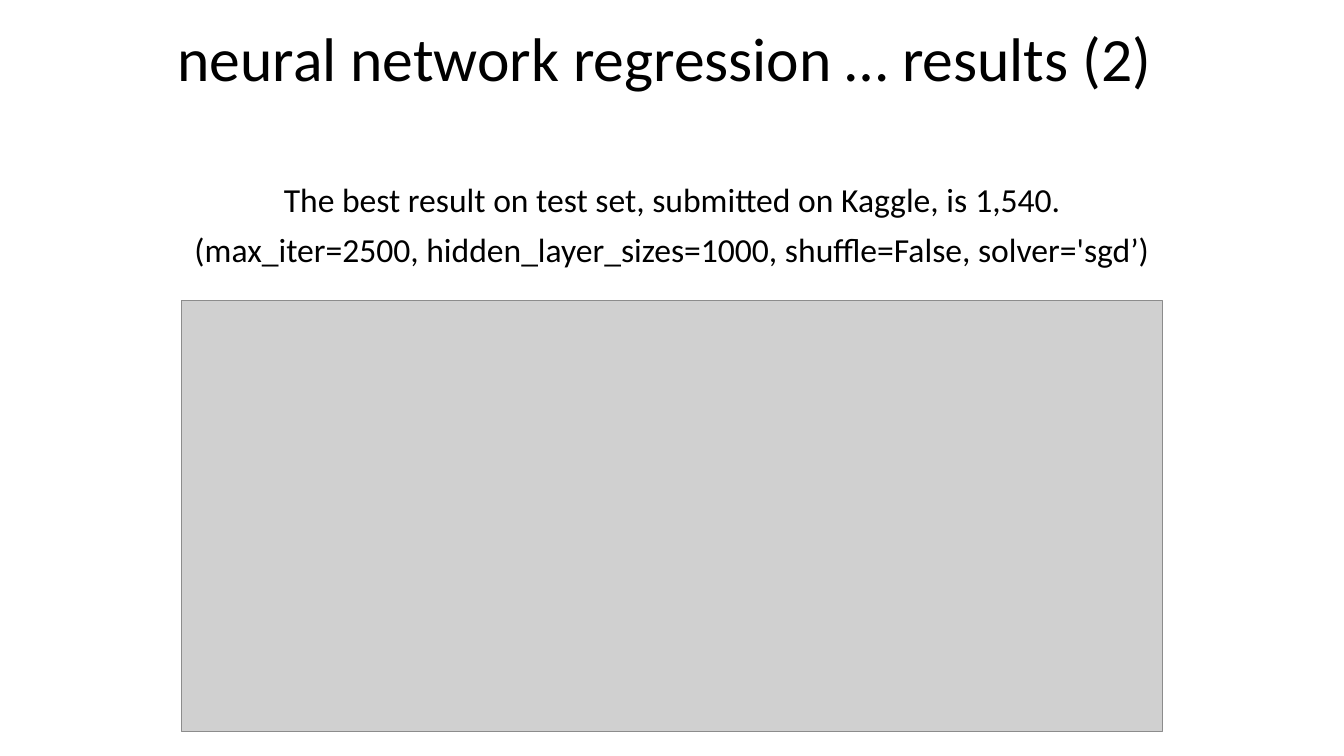
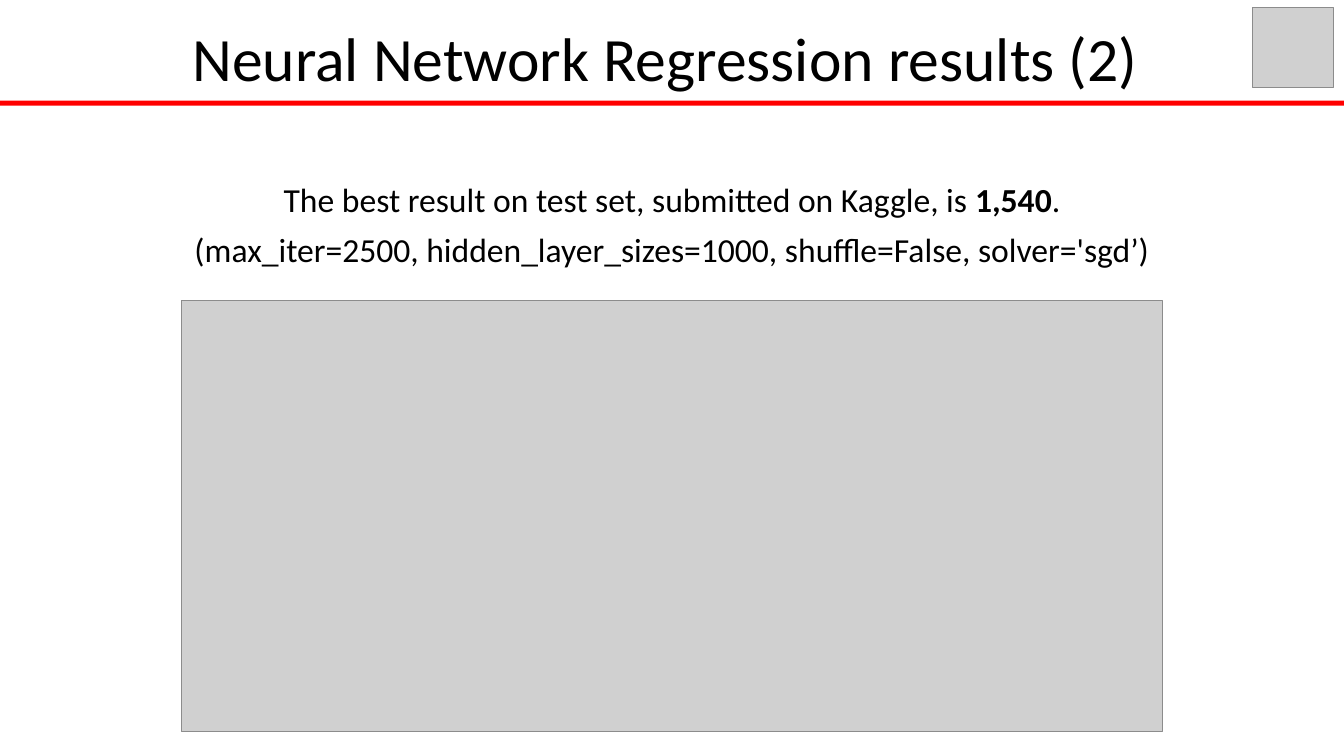
Before and after one commit to GiusTemp/kaggleunibo, a slide deck: slide 13 of slides/earthquakePrediction.pptx. Drawn at 1344x756 pixels with LibreOffice and Linux fonts; fonts in the diff are those of the drawing; grey boxes stand for pictures; background and template pictures are left out. Boxes give left, top, right and bottom in pixels: in the first picture for what was removed or moved away, otherwise in the second. Text is boxed around its words. In the diff, an @@ line names an element or a change of style, - is before the commit and + after.

```diff
--- a/slides/earthquakePrediction.pptx
+++ b/slides/earthquakePrediction.pptx
@@ picture added at [1253,7,1334,88] @@
@@ text at [193,36,1137,92]: text changed @@
-neural network regression … results (2)
+Neural Network Regression results (2)
@@ rectangle added at [0,101,1344,106], fill #FF0000 @@
@@ text at [284,188,1060,218]: bold on in "1,540." @@
```
Also in this commit, not shown: 14 other slides changed.
